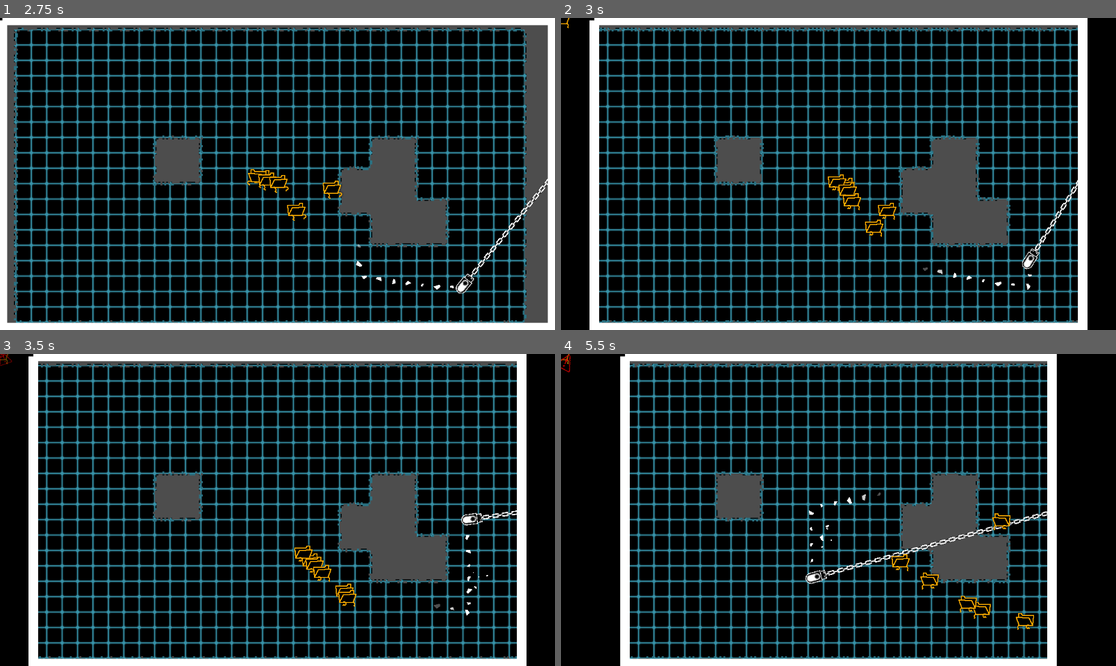
Above: before the commit, frames 1-4 (two rows, left to right).
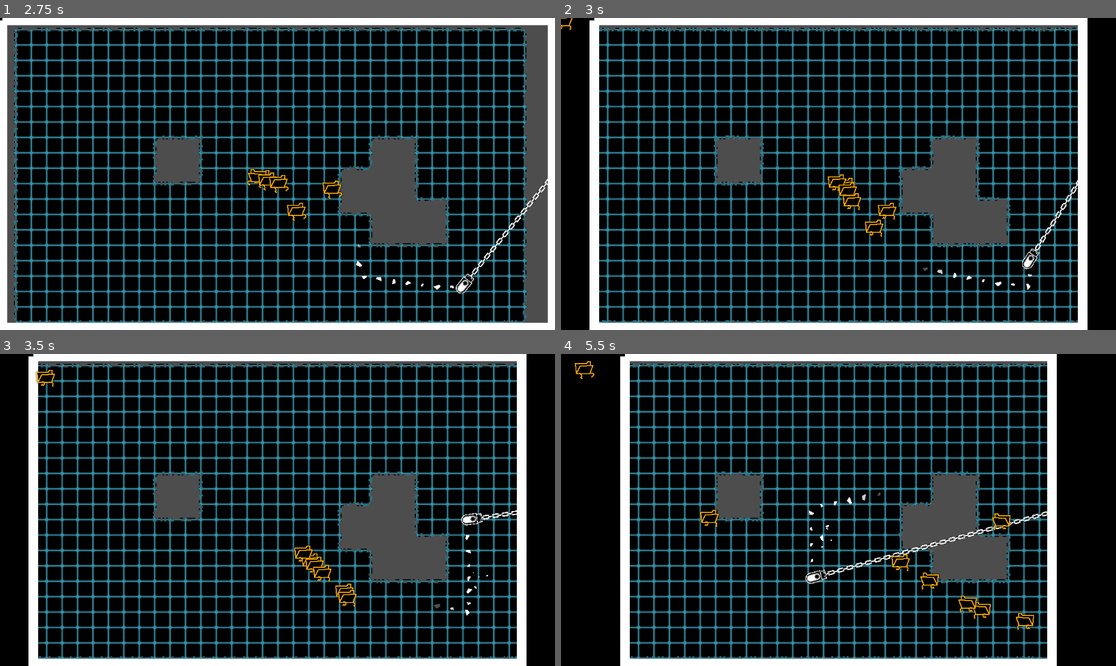
Above: after the commit, the same moments.

Repository: SomeSortOfSam/Hardest_Drive
Game: Godot game, scene res://scenes/gamplay.tscn
Two runs of this game, one before a commit and one after it. Both use one fixed random seed, a clock stepped at 60 frames per second and the inputs below. Sound files missing from this copy of the repository are replaced by a short silence.
Inputs (mouse positions are in pixels of both pictures, inside the frame that each line leads up to):
- Up to frame 1 (2.75 s): move the mouse to (399, 158) at 0.52 s; hold D (player_right) 0.53-1.28 s; click (399, 158) at 0.67 s; move the mouse to (166, 189) at 1.27 s; hold S (player_down) 1.28-2.03 s; move the mouse to (333, 105) at 2.02 s; hold D (player_right) from 2.03 s (still down)
- Up to frame 2 (3 s): move the mouse to (810, 236) at 2.77 s; release D (player_right) at 2.78 s; hold W (player_up) from 2.78 s (still down); click (810, 236) at 2.92 s
- Up to frame 3 (3.5 s): keep holding W (player_up)
- Up to frame 4 (5.5 s): move the mouse to (1005, 556) at 3.52 s; release W (player_up) at 3.53 s; hold A (player_left) 3.53-5.03 s; move the mouse to (672, 463) at 4.27 s; move the mouse to (866, 510) at 5.02 s; hold S (player_down) from 5.03 s (still down); click (866, 510) at 5.17 s

Frame 1 is identical in both runs. In frame 2, less than 0.1% of the frame differs, in the area x 0-3%, y 0-5%; in frame 3, 0.1%; in frame 4, 0.2%, in the area x 0-29%, y 0-56%.

Commit message:
fixed files dieing as they spawn

Diff:
--- a/scenes/enemy.tscn
+++ b/scenes/enemy.tscn
@@ -1,9 +1,10 @@
-[gd_scene load_steps=18 format=3 uid="uid://cs6q1kfpyk763"]
+[gd_scene load_steps=19 format=3 uid="uid://c0bavsp5m5qge"]
 
 [ext_resource type="Script" path="res://scripts/enemy.gd" id="1_qmkjd"]
 [ext_resource type="Texture2D" uid="uid://dt4j3ychg873b" path="res://assets/file_run.png" id="2_7qneq"]
 [ext_resource type="Texture2D" uid="uid://dwgutp6ehtqx0" path="res://assets/ParticleShard.png" id="2_enmir"]
 [ext_resource type="Texture2D" uid="uid://bur7qpu0h6ixl" path="res://assets/ParticleHazard.png" id="4_150kn"]
+[ext_resource type="AudioStream" uid="uid://cayshnd7c32ky" path="res://assets/Death sound effect.mp3" id="5_vsbux"]
 
 [sub_resource type="Gradient" id="Gradient_ol4ab"]
 offsets = PackedFloat32Array(0.792593, 1)
@@ -167,4 +168,7 @@
 [node name="Timer" type="Timer" parent="."]
 wait_time = 0.01
 
+[node name="DeathSound" type="AudioStreamPlayer2D" parent="."]
+stream = ExtResource("5_vsbux")
+
 [connection signal="area_entered" from="HurtBox" to="." method="_on_hurt_box_area_entered"]
--- a/scenes/gamplay.tscn
+++ b/scenes/gamplay.tscn
@@ -922,21 +922,27 @@
 
 [node name="Enemy" parent="." instance=ExtResource("5_l7srj")]
 position = Vector2(131, 85)
+nav_enabled = true
 
 [node name="Enemy2" parent="." instance=ExtResource("5_l7srj")]
 position = Vector2(948, 85)
+nav_enabled = true
 
 [node name="Enemy3" parent="." instance=ExtResource("5_l7srj")]
 position = Vector2(131, 553)
+nav_enabled = true
 
 [node name="Enemy4" parent="." instance=ExtResource("5_l7srj")]
 position = Vector2(518, 85)
+nav_enabled = true
 
 [node name="Enemy5" parent="." instance=ExtResource("5_l7srj")]
 position = Vector2(131, 351)
+nav_enabled = true
 
 [node name="Enemy6" parent="." instance=ExtResource("5_l7srj")]
 position = Vector2(955, 564)
+nav_enabled = true
 
 [node name="EnemySpawner" parent="." instance=ExtResource("6_yhgw7")]
 
--- a/scripts/enemy.gd
+++ b/scripts/enemy.gd
@@ -2,7 +2,8 @@
 
 var movement_speed: float = 200.0
 var movement_target_position: Vector2 = Vector2(60.0,180.0)
-var nav_enabled := true
+
+@export var nav_enabled := false
 
 @onready var navigation_agent: NavigationAgent2D = $NavigationAgent2D
 @onready var player = $"../TileMap/Player"
@@ -11,6 +12,7 @@
 @onready var tilemap :TileMap = $"../TileMap"
 @onready var animator :AnimationPlayer = $"AnimationPlayer"
 @onready var hurtbox_shape :CollisionShape2D = $"HurtBox/CollisionShape2D"
+@onready var death_sound : AudioStreamPlayer2D = $DeathSound
 
 func _ready():
 	# These values need to be adjusted for the actor's speed
@@ -58,7 +60,10 @@
 	call_deferred("disable_hitbox")
 	nav_enabled = false
 	animator.play("Destroy")
+	death_sound.play()
 	await animator.animation_finished
+	if death_sound.playing:
+		await death_sound.finished
 	queue_free()
 
 func disable_hitbox():
@@ -68,7 +73,7 @@
 	set_movement_target(player.global_position)
 
 func _on_hurt_box_area_entered(area : Area2D):
-	if area.collision_layer == 1:
+	if area.collision_layer == 1 and nav_enabled:
 		die()
 		return
 	velocity += (global_position - area.global_position).normalized() * movement_speed * 3
Not shown, added: assets/Death sound effect.mp3.import
Not shown: 1 places in scenes/gamplay.tscn that only renumber resources
Not shown: 1 places in scenes/player.tscn that only renumber resources
Not shown, added: assets/Death sound effect.m4a
Not shown, added: assets/Death sound effect.mp3
Not shown, added: scenes/Death sound effect.m4a
